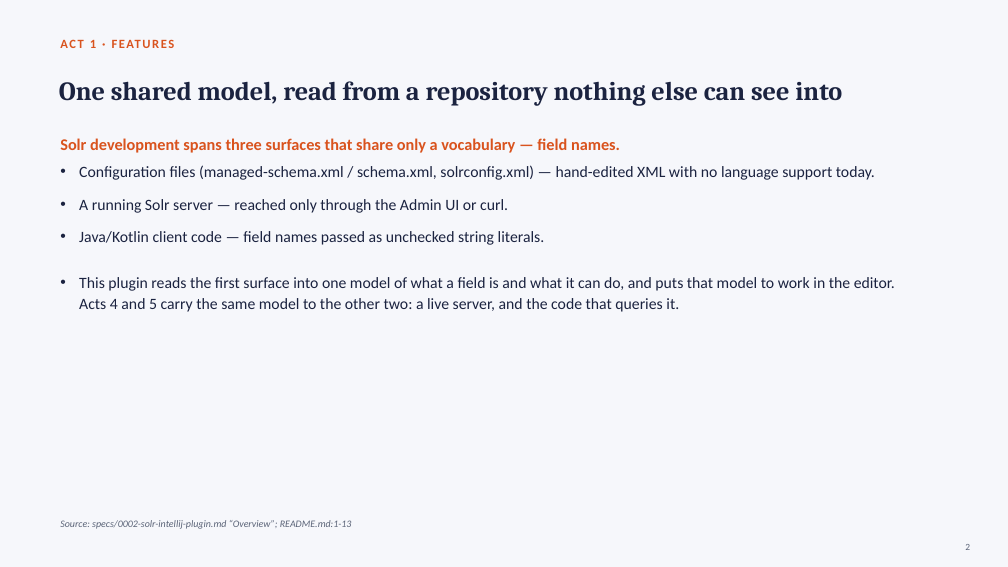
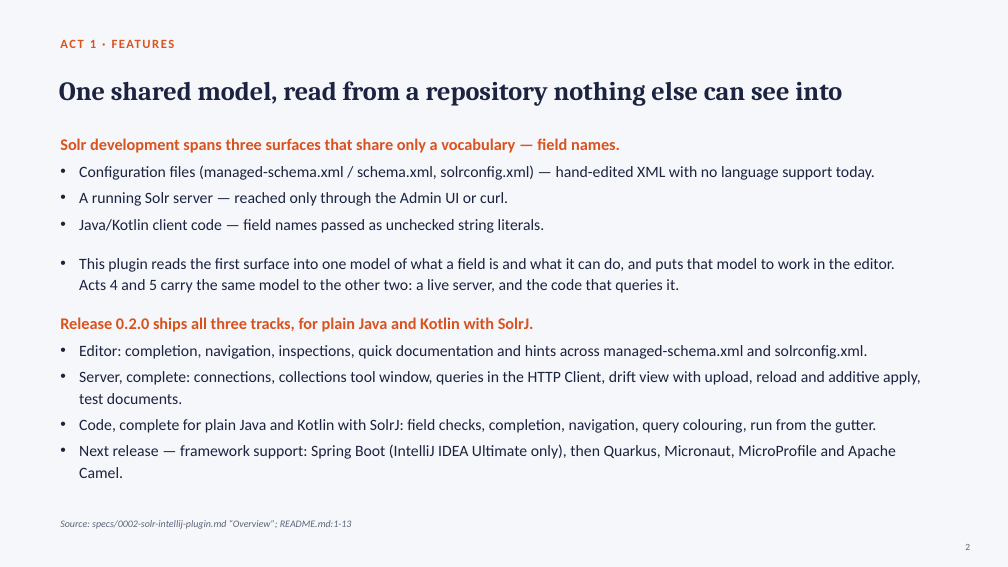
Before and after one commit to adityamparikh/solr-intellij-plugin, a slide deck: slide 2 of docs/presentation/solr-intellij-plugin.pptx. Drawn at 1008x567 pixels with LibreOffice and Linux fonts; fonts in the diff are those of the drawing. Boxes give left, top, right and bottom in pixels: in the first picture for what was removed or moved away, otherwise in the second. Text is boxed around its words. In the diff, an @@ line names an element or a change of style, - is before the commit and + after.

```diff
--- a/docs/presentation/solr-intellij-plugin.pptx
+++ b/docs/presentation/solr-intellij-plugin.pptx
@@ text at (79,165,895,293): less space between paragraphs @@
@@ text at (60,317,921,478): paragraphs added @@
+Release 0.2.0 ships all three tracks, for plain Java and Kotlin with SolrJ.
+• Editor: completion, navigation, inspections, quick documentation and hints across managed-schema.xml and solrconfig.xml.
+• Server, complete: connections, collections tool window, queries in the HTTP Client, drift view with upload, reload and additive apply, test documents.
+• Code, complete for plain Java and Kotlin with SolrJ: field checks, completion, navigation, query colouring, run from the gutter.
+• Next release — framework support: Spring Boot (IntelliJ IDEA Ultimate only), then Quarkus, Micronaut, MicroProfile and Apache Camel.
```
Also in this commit, not shown: 52 other slides changed, 7 slides added, 3 other files.
